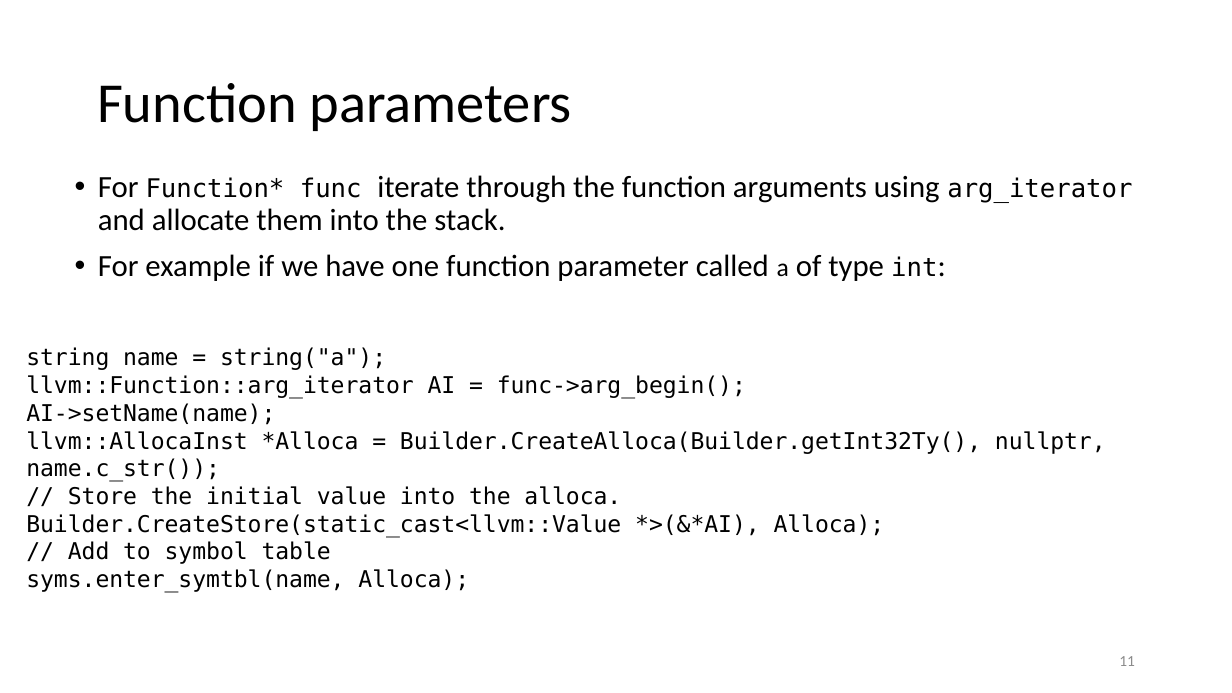
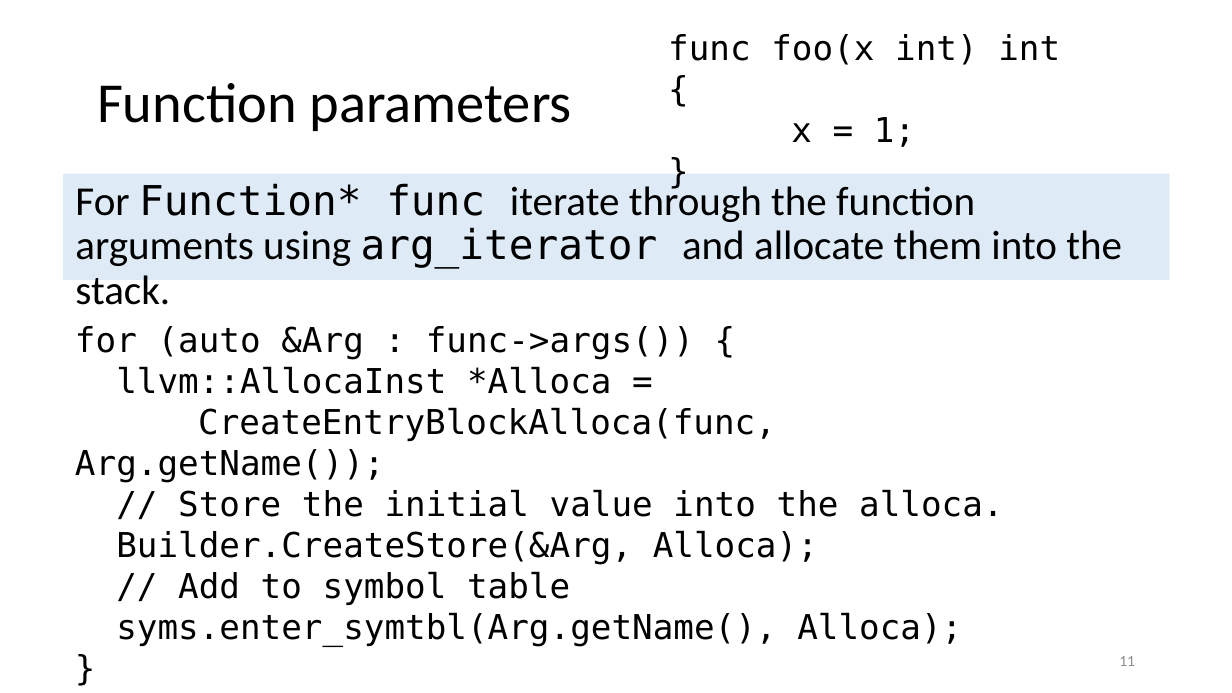
Before and after one commit to anoopsarkar/compilers-class, a slide deck: slide 11 of assets/ppt/codegen/decafLLVM.pptx. Drawn at 1232x693 pixels with LibreOffice and Linux fonts; fonts in the diff are those of the drawing. Boxes give left, top, right and bottom in pixels: in the first picture for what was removed or moved away, otherwise in the second. Text is boxed around its words. In the diff, an @@ line names an element or a change of style, - is before the commit and + after.

Commit message:
more concise function arg handling using auto pointers

```diff
--- a/assets/ppt/codegen/decafLLVM.pptx
+++ b/assets/ppt/codegen/decafLLVM.pptx
@@ text added at bbox=[668, 34, 1060, 147], 20 pt, text #000000 @@
+func foo(x int) int {
+x = 1;
+}
@@ text "For Function* func iterate through ...": place and size @@
-text "For Function* func iterate through ..." at bbox=[98, 175, 1132, 281]
+text "For Function* func iterate through ..." at bbox=[63, 174, 1169, 280]
@@ text "For Function* func iterate through ..." at bbox=[63, 174, 1169, 280]: size 18 to 24 pt in "For iterate through the function arguments using ..."; size 15 to 24 pt in "Function* func arg_iterator"; bullet • to none; fill none to #DEEBF7 @@
@@ text at bbox=[98, 254, 937, 281]: paragraph removed @@
-• For example if we have one function parameter called a of type int:
@@ text "for (auto &Arg : func->args()) ...": place and size @@
-text "for (auto &Arg : func->args()) ..." at bbox=[26, 347, 1106, 564]
+text "for (auto &Arg : func->args()) ..." at bbox=[75, 326, 1003, 647]
@@ text at bbox=[75, 326, 776, 483]: text changed; size 13.5 to 20 pt @@
-string name = string("a");
-llvm::Function::arg_iterator AI = func->arg_begin();
-AI->setName(name);
-llvm::AllocaInst *Alloca = Builder.CreateAlloca(Builder.getInt32Ty(), nullptr, name.c_str());
+for (auto &Arg : func->args()) {
+llvm::AllocaInst *Alloca =
+CreateEntryBlockAlloca(func, Arg.getName());
@@ text at bbox=[178, 489, 1003, 605]: size 13.5 to 20 pt in "// Store the initial value into the ...", "// Add to symbol table" @@
@@ text at bbox=[116, 530, 818, 565]: text changed; size 13.5 to 20 pt @@
-Builder.CreateStore(static_cast<llvm::Value *>(&*AI), Alloca);
+Builder.CreateStore(&Arg, Alloca);
@@ text at bbox=[116, 612, 962, 647]: text changed; size 13.5 to 20 pt @@
-syms.enter_symtbl(name, Alloca);
+syms.enter_symtbl(Arg.getName(), Alloca);
+}
```
Also in this commit, not shown: 1 other file.
